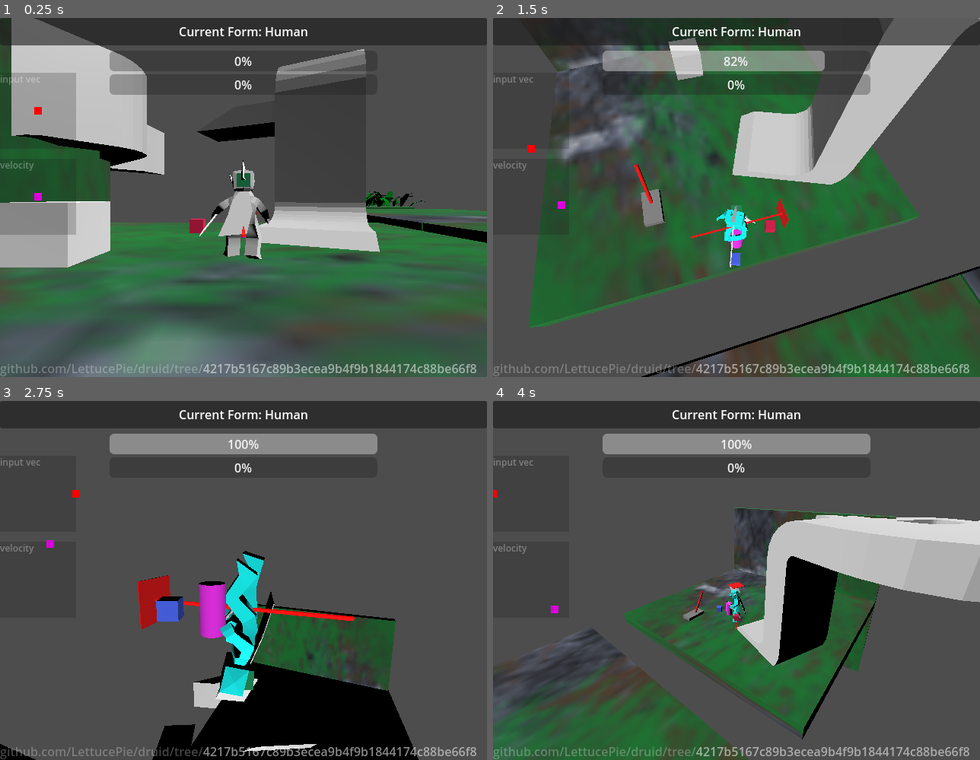
Above: before the commit, frames 1-4 (two rows, left to right).
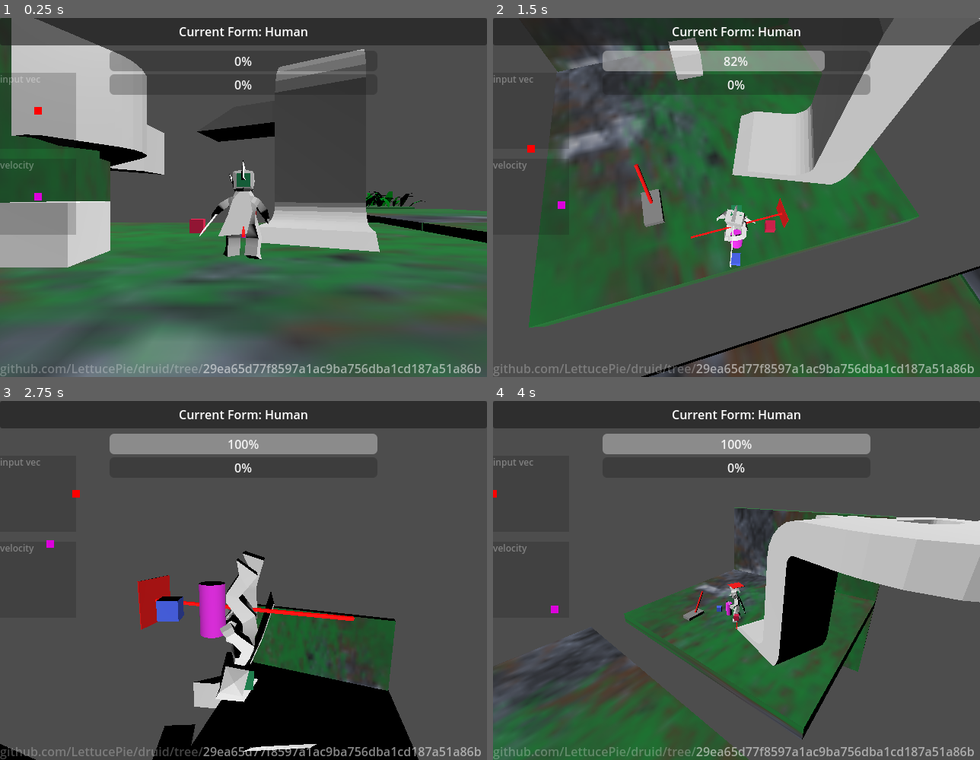
Above: after the commit, the same moments.

Repository: LettucePie/druid
Game: Godot game, scene res://playscenes/play_0.tscn
Same seed, same stepped clock (60 frames per second), same inputs: the game is played once before the commit and once after it.
Inputs (mouse positions are in pixels of both pictures, inside the frame that each line leads up to):
- Up to frame 1 (0.25 s): no input
- Up to frame 2 (1.5 s): tap Enter (ui_accept) at 0.5 s; move the mouse to (736, 369) at 0.52 s; hold D (move_right) 0.53-1.28 s; hold Right mouse button (aim) 0.53-1.28 s; tap Space (jump) at 0.77 s; move the mouse to (639, 215) at 1.27 s; hold S (move_down) from 1.28 s (still down); tap N (attack) at 1.35 s
- Up to frame 3 (2.75 s): tap Space (jump) at 1.52 s; move the mouse to (292, 501) at 2.02 s; release S (move_down) at 2.03 s; hold D (move_right) from 2.03 s (still down); tap K (cam_down) at 2.1 s
- Up to frame 4 (4 s): move the mouse to (712, 652) at 2.77 s; release D (move_right) at 2.78 s; hold W (move_up) 2.78-3.53 s; tap J (cam_left) at 2.85 s; tap Space (jump) at 3.02, 3.77 s; move the mouse to (882, 634) at 3.52 s; hold A (move_left) from 3.53 s (still down); tap L (cam_right) at 3.6 s

The runs differ from the first frame. In frame 1, 0.8% of the frame differs, in the area x 41-99%, y 96-99%; in frame 2, 1.1%; in frame 3, 2.5%, in the area x 41-99%, y 42-99%; in frame 4, 0.9%.

Commit message:
import wolf model texture and remove debug material

Diff:
--- a/core/player.gd
+++ b/core/player.gd
@@ -12,11 +12,6 @@
 ## Tools / Assistant Nodes
 @onready var anim : Player_Animator = $anim_handler
 @onready var edge_ray : RayCast3D = $swivel_ring/edge_ray
-
-
-## Testing Variables
-@export var test_mat_a : Material
-@export var test_mat_b : Material
 
 
 #### Form Assets
@@ -444,9 +439,6 @@
 			if blended_normal.angle_to(get_up_direction()) > 0.1 \
 			and Vector3.UP.angle_to(blended_normal) < climb_angle:
 				update_up(blended_normal)
-				current_mesh.material_override = test_mat_a
-			else:
-				current_mesh.material_override = test_mat_b
 	else:
 		## Decay Acceleration
 		acceleration = clampf(acceleration - (form_accel * 2), 0.0, 1.0)
--- a/core/player.tscn
+++ b/core/player.tscn
@@ -28,12 +28,6 @@
 [ext_resource type="AnimationLibrary" uid="uid://dktquc8enrunx" path="res://art/model/animations/human_0.1/anim_libs/attacks_coded.res" id="20_38tol"]
 [ext_resource type="PackedScene" uid="uid://dpokf241s066u" path="res://art/model/wolf_model_0.1.glb" id="23_4u3jf"]
 
-[sub_resource type="StandardMaterial3D" id="StandardMaterial3D_vqemf"]
-albedo_color = Color(1, 0, 1, 1)
-
-[sub_resource type="StandardMaterial3D" id="StandardMaterial3D_byb3j"]
-albedo_color = Color(0, 1, 1, 1)
-
 [sub_resource type="AnimationNodeAnimation" id="AnimationNodeAnimation_e5xle"]
 animation = &"coded/attack_1_coded"
 
@@ -238,8 +232,6 @@
 [node name="player" type="CharacterBody3D" groups=["Player"]]
 transform = Transform3D(1, 0, 0, 0, 1, 0, 0, 0, 1, 0, 1.96485, 0)
 script = ExtResource("1_dpv4o")
-test_mat_a = SubResource("StandardMaterial3D_vqemf")
-test_mat_b = SubResource("StandardMaterial3D_byb3j")
 cam_distance_curve = ExtResource("2_1ws1n")
 turn_responsiveness_curve = ExtResource("3_vhf20")
 turn_decel_curve = ExtResource("4_4k7ag")
@@ -304,34 +296,34 @@
 transform = Transform3D(-0.312618, 0, -2.73299e-08, 0, 0.312618, 0, 2.73299e-08, 0, -0.312618, 0, 0.143265, 0)
 
 [node name="Skeleton3D" parent="human_node/human_model/human_armature" index="0"]
-bones/0/position = Vector3(0, -0.144324, -0.10598)
+bones/0/position = Vector3(0, -0.162884, -0.10598)
 bones/0/rotation = Quaternion(0.0914123, -0.00244562, -0.0016501, 0.995809)
-bones/1/rotation = Quaternion(-0.00955645, 0.0225232, 0.796976, 0.603515)
+bones/1/rotation = Quaternion(-0.0154618, -0.00308785, 0.797862, 0.602635)
 bones/2/rotation = Quaternion(0.0834039, -0.0313383, 0.324214, 0.941779)
 bones/3/rotation = Quaternion(0.317049, 0.0415371, 0.0138462, 0.947398)
-bones/5/rotation = Quaternion(-0.0206214, -0.0138695, 0.00389735, 0.999684)
+bones/5/rotation = Quaternion(0.00262774, -0.0138879, 0.00345493, 0.999894)
 bones/6/rotation = Quaternion(-0.0150778, -3.56578e-05, -0.000320333, 0.999886)
 bones/10/position = Vector3(-0.34512, -0.192523, -0.00858107)
-bones/10/rotation = Quaternion(-0.215728, 0.245091, 0.94286, 0.0663854)
-bones/11/rotation = Quaternion(-0.396871, 0.00108255, -0.002815, 0.917869)
+bones/10/rotation = Quaternion(-0.214634, 0.260203, 0.938802, 0.0698419)
+bones/11/rotation = Quaternion(-0.43631, 0.00120365, -0.00276541, 0.899791)
 bones/12/rotation = Quaternion(-0.0599468, -0.00843683, -0.742144, 0.667501)
-bones/13/rotation = Quaternion(-0.0834982, -0.0213367, -0.265911, 0.960138)
+bones/13/rotation = Quaternion(-0.0810048, -0.0161147, -0.281676, 0.955948)
 bones/14/rotation = Quaternion(0.395912, -0.0344117, -0.113618, 0.910582)
 bones/17/position = Vector3(0.358753, -0.19082, -0.0116346)
-bones/17/rotation = Quaternion(0.0989185, 0.339214, 0.931631, -0.0849321)
-bones/18/rotation = Quaternion(-0.256579, -0.0952874, -0.0125388, 0.961733)
+bones/17/rotation = Quaternion(0.0962259, 0.368059, 0.920616, -0.0879712)
+bones/18/rotation = Quaternion(-0.301104, -0.0945998, -0.0169642, 0.948736)
 
 [node name="ear_a" parent="human_node/human_model/human_armature/Skeleton3D" index="0"]
-transform = Transform3D(0.999448, -0.00253311, -0.0331121, -0.0011711, 0.993778, -0.111373, 0.0331882, 0.11135, 0.993227, 0.00067578, 1.69856, 0.183808)
+transform = Transform3D(0.999448, -0.00253311, -0.0331121, -0.00271285, 0.987526, -0.157431, 0.0330979, 0.157434, 0.986975, 0.000675778, 1.67478, 0.220199)
 
 [node name="hair_a" parent="human_node/human_model/human_armature/Skeleton3D" index="1"]
-transform = Transform3D(0.999448, -0.00253311, -0.0331121, -0.0011711, 0.993778, -0.111373, 0.0331882, 0.11135, 0.993227, 0.00858761, 2.11713, -0.0396836)
+transform = Transform3D(0.999448, -0.00253311, -0.0331121, -0.00271285, 0.987526, -0.157431, 0.0330979, 0.157434, 0.986975, 0.00858761, 2.1033, 0.0164102)
 
 [node name="cape" parent="human_node/human_model/human_armature/Skeleton3D" index="2"]
-transform = Transform3D(0.999449, -0.0329398, 0.00416954, 0.0331472, 0.997135, -0.0679976, -0.00191777, 0.0680983, 0.997677, -0.0395435, 1.20122, -0.305805)
+transform = Transform3D(0.999449, -0.0329398, 0.00416953, 0.0332005, 0.992891, -0.114309, -0.000374582, 0.114384, 0.993437, -0.0395435, 1.20074, -0.292007)
 
 [node name="staff_a" parent="human_node/human_model/human_armature/Skeleton3D" index="3"]
-transform = Transform3D(0.39842, -0.296302, 0.868025, 0.855268, 0.461886, -0.234899, -0.331327, 0.835982, 0.437442, 1.38988, 0.0323004, 0.208299)
+transform = Transform3D(0.429063, -0.284625, 0.857259, 0.842005, 0.469608, -0.26551, -0.327005, 0.835737, 0.441147, 1.36324, -0.00989647, 0.20975)
 
 [node name="standin_floor" parent="human_node/human_model" index="1"]
 visible = false
@@ -369,16 +361,16 @@
 [node name="Skeleton3D" parent="wolf_node/wolf_model/Armature" index="0"]
 bones/1/rotation = Quaternion(0.656745, -8.93774e-16, -8.93774e-16, 0.754113)
 bones/2/rotation = Quaternion(0.12946, 1.04057e-15, -9.22106e-17, 0.991585)
-bones/3/rotation = Quaternion(-0.313449, -5.57129e-18, 5.93625e-17, 0.949605)
-bones/4/rotation = Quaternion(-0.283125, 5.43167e-19, 6.46509e-17, 0.959083)
+bones/3/rotation = Quaternion(-0.341158, -3.48947e-18, 6.74382e-17, 0.940006)
+bones/4/rotation = Quaternion(-0.263978, 1.82993e-18, 6.46273e-17, 0.964529)
 bones/5/rotation = Quaternion(0.456607, 1.48065e-22, -1.01387e-16, 0.889668)
 bones/6/rotation = Quaternion(0.859775, 0.204093, 0.0176992, -0.467782)
 bones/7/rotation = Quaternion(0.859775, -0.204093, -0.0176992, -0.467782)
-bones/8/position = Vector3(0.903733, 1.05032, 1.13348)
-bones/8/rotation = Quaternion(0.790573, 6.07099e-18, 7.34102e-18, 0.612368)
+bones/8/position = Vector3(0.903733, 0.951409, 1.19642)
+bones/8/rotation = Quaternion(0.80635, 3.30617e-18, 5.59329e-18, 0.591439)
 bones/9/rotation = Quaternion(0.102258, 1.18584e-07, 1.21901e-08, 0.994758)
-bones/12/position = Vector3(-0.903733, 1.05032, 1.13348)
-bones/12/rotation = Quaternion(0.790573, 6.07099e-18, 7.34102e-18, 0.612368)
+bones/12/position = Vector3(-0.903733, 0.951409, 1.19642)
+bones/12/rotation = Quaternion(0.80635, 3.30617e-18, 5.59329e-18, 0.591439)
 bones/13/rotation = Quaternion(0.102258, 1.18584e-07, 1.21901e-08, 0.994758)
 bones/16/rotation = Quaternion(0.649191, -0.000736844, -0.092586, 0.754969)
 bones/17/rotation = Quaternion(0.560286, -0.0218214, 0.0589299, 0.825912)
@@ -390,9 +382,6 @@
 bones/23/rotation = Quaternion(0.560286, 0.0218214, -0.0589299, 0.825912)
 bones/24/rotation = Quaternion(-0.52007, -0.0295707, 0.0811033, 0.84975)
 
-[node name="testfloor" parent="wolf_node/wolf_model" index="1"]
-visible = false
-
 [node name="cam_dial" type="Node3D" parent="."]
 
 [node name="Player_Cam" type="Camera3D" parent="cam_dial" groups=["player_camera"]]
--- a/project.godot
+++ b/project.godot
@@ -14,7 +14,7 @@
 run/main_scene="res://playscenes/play_0.tscn"
 config/features=PackedStringArray("4.2", "Mobile")
 config/icon="res://icon.svg"
-config/git_sha="4217b5167c89b3ecea9b4f9b1844174c88be66f8"
+config/git_sha="29ea65d77f8597a1ac9ba756dba1cd187a51a86b"
 
 [display]
 
Binary file added: art/model/textures/Cloud 1.png
Not shown, added: art/model/textures/Cloud 1.png.import
Binary file added: art/model/textures/wolf_model_0.1_texpaint.png
Not shown, added: art/model/textures/wolf_model_0.1_texpaint.png.import
Binary file added: art/model/textures/wolf_model_0.1_uv.png
Not shown, added: art/model/textures/wolf_model_0.1_uv.png.import
Binary file changed: art/model/wolf_model_0.1.glb
Not shown, added: art/model/wolf_model_0.1_texpaint.png.import
Not shown, added: art/model/wolf_model_0.1_uv.png.import
Binary file added: art/model/wolf_model_0_wolf_model_0.png
Not shown, added: art/model/wolf_model_0_wolf_model_0.png.import
Not shown: 1 places in core/player.tscn that only renumber resources
(and 1 more such lines)
